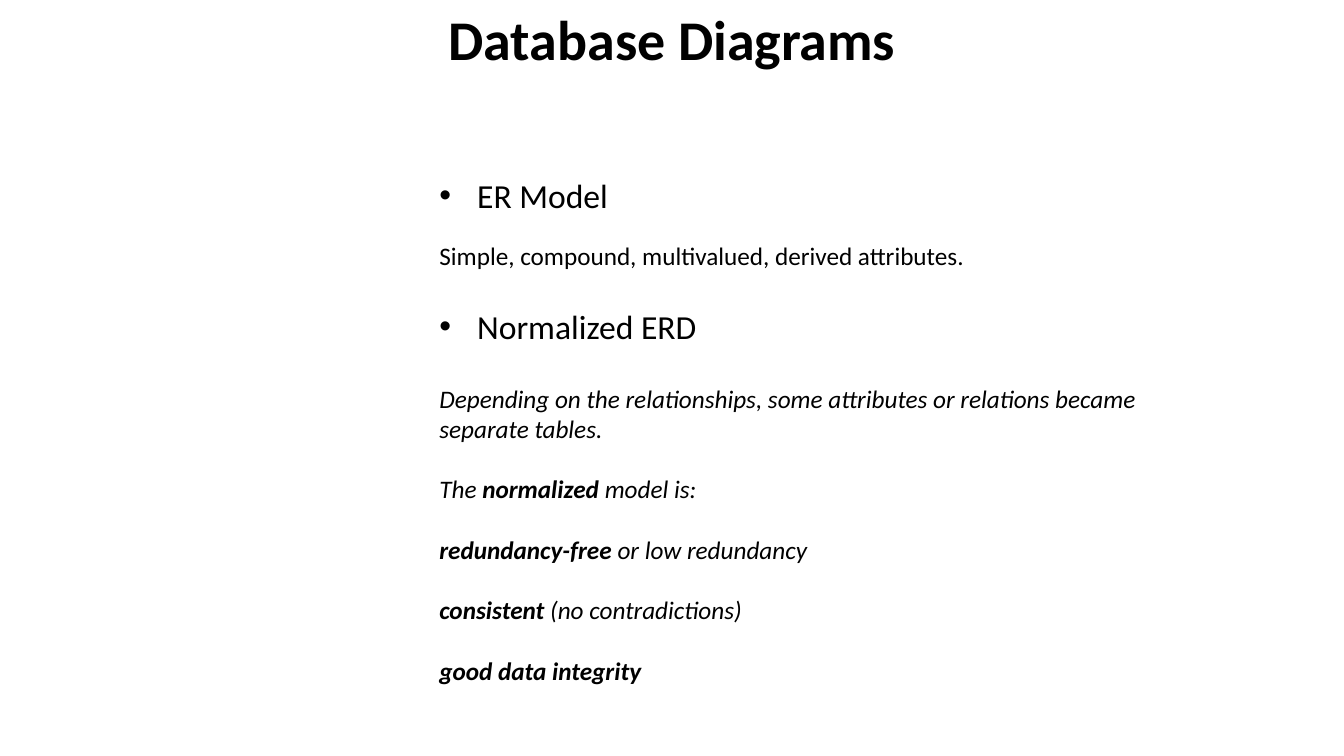
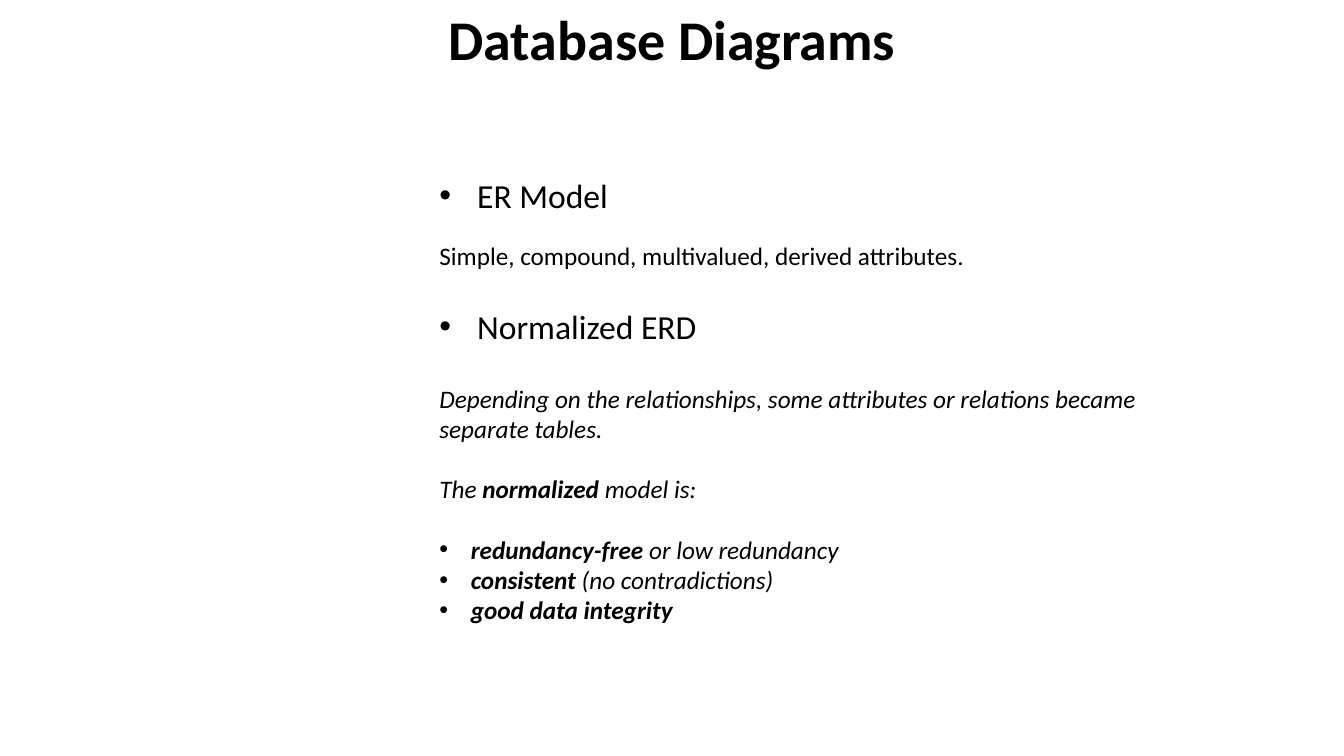
Before and after one commit to baczur-zsolt/serpa, a slide deck: slide 6 of Vizsgaremek.pptx. Drawn at 1344x756 pixels with LibreOffice and Linux fonts; fonts in the diff are those of the drawing; background and template pictures are left out. Boxes give left, top, right and bottom in pixels: in the first picture for what was removed or moved away, otherwise in the second. Text is boxed around its words. In the diff, an @@ line names an element or a change of style, - is before the commit and + after.

```diff
--- a/Vizsgaremek.pptx
+++ b/Vizsgaremek.pptx
@@ text at box(471, 541, 839, 624): bullet none to • @@
```
Also in this commit, not shown: 1 other slide changed.
